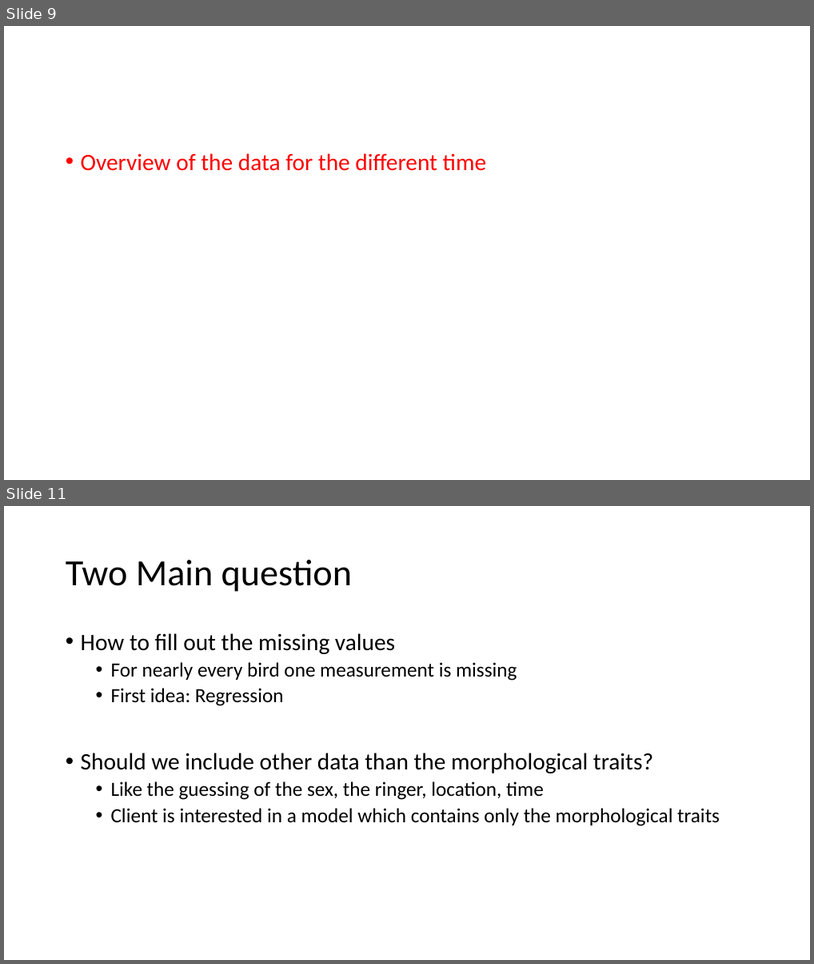
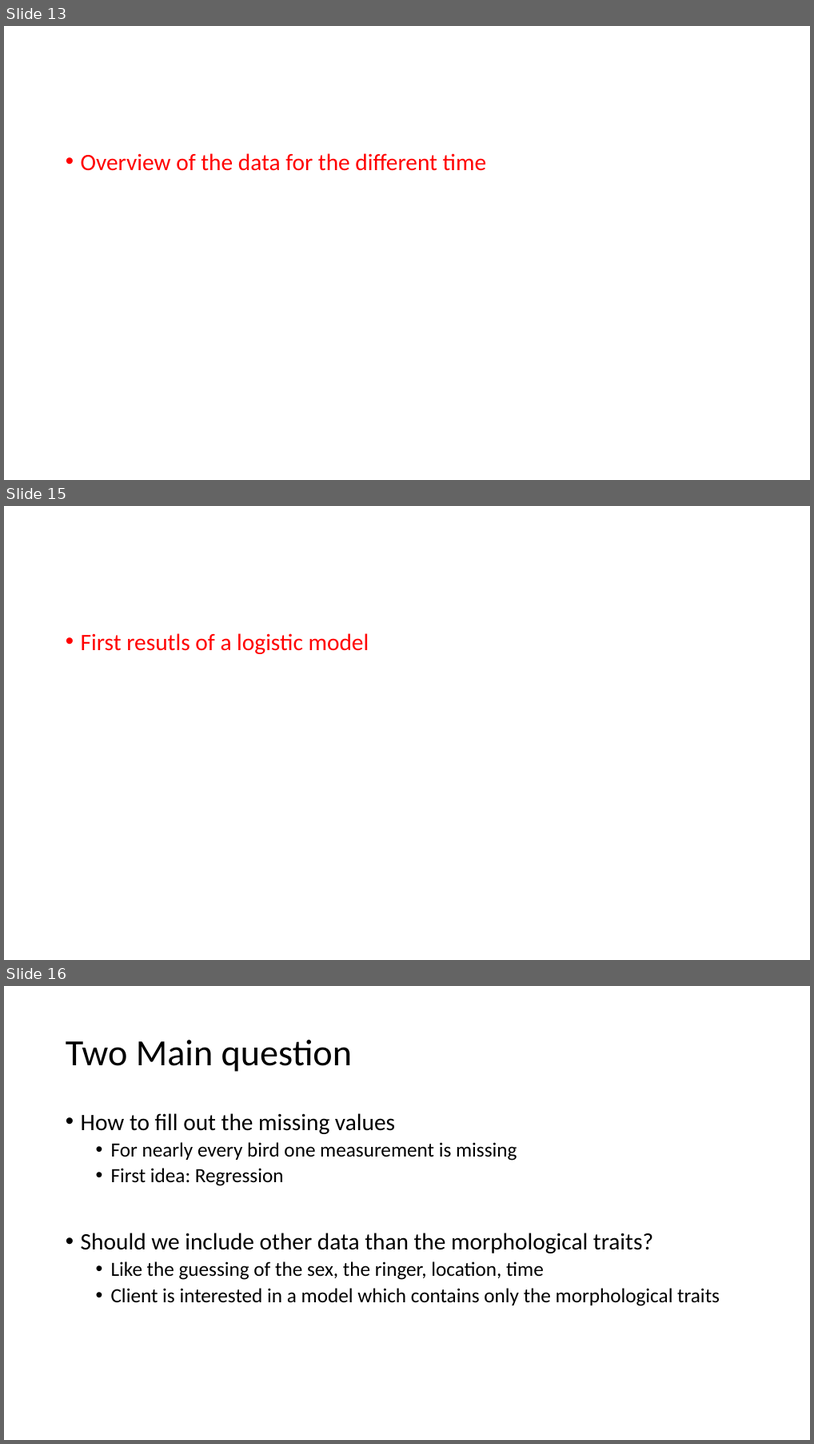
Before and after one commit to AlderCoder/Snow-finches, a slide deck: initial presentation.pptx. Shown one above the other, each under a label of ours: slides 9 and 11 before the commit, slides 13, 15 and 16 after it; the slides between them are not shown. The pictures are 814x964 and 814x1444 pixels, drawn with LibreOffice and Linux fonts; fonts in the diff are those of the drawing. Boxes give left, top, right and bottom in pixels: in the first picture for what was removed or moved away, otherwise in the second. Text is boxed around its words. In the diff, an @@ line names an element or a change of style, - is before the commit and + after.

```diff
--- a/initial presentation.pptx
+++ b/initial presentation.pptx
@@ slide 15 added at box(4, 506, 810, 960), background #FFFFFF @@
@@ text added at box(81, 633, 370, 654), 28 pt, text #FF0000 @@
+• First resutls of a logistic model
@@ what was slide 9 is now slide 13 @@
@@ what was slide 11 is now slide 16 @@
```
Also in this commit, not shown: 7 other slides added, 3 slides removed, 1 other file.
